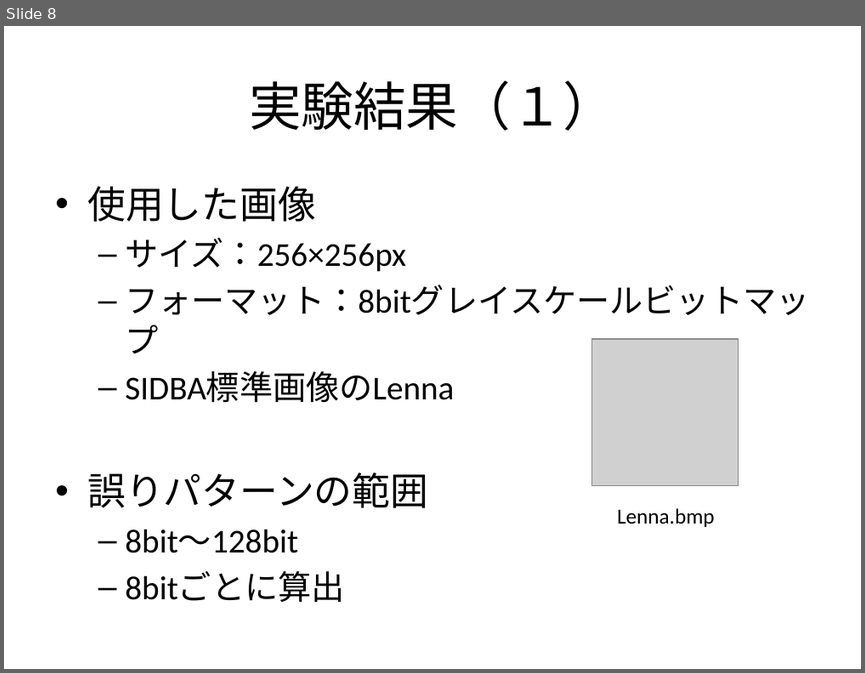
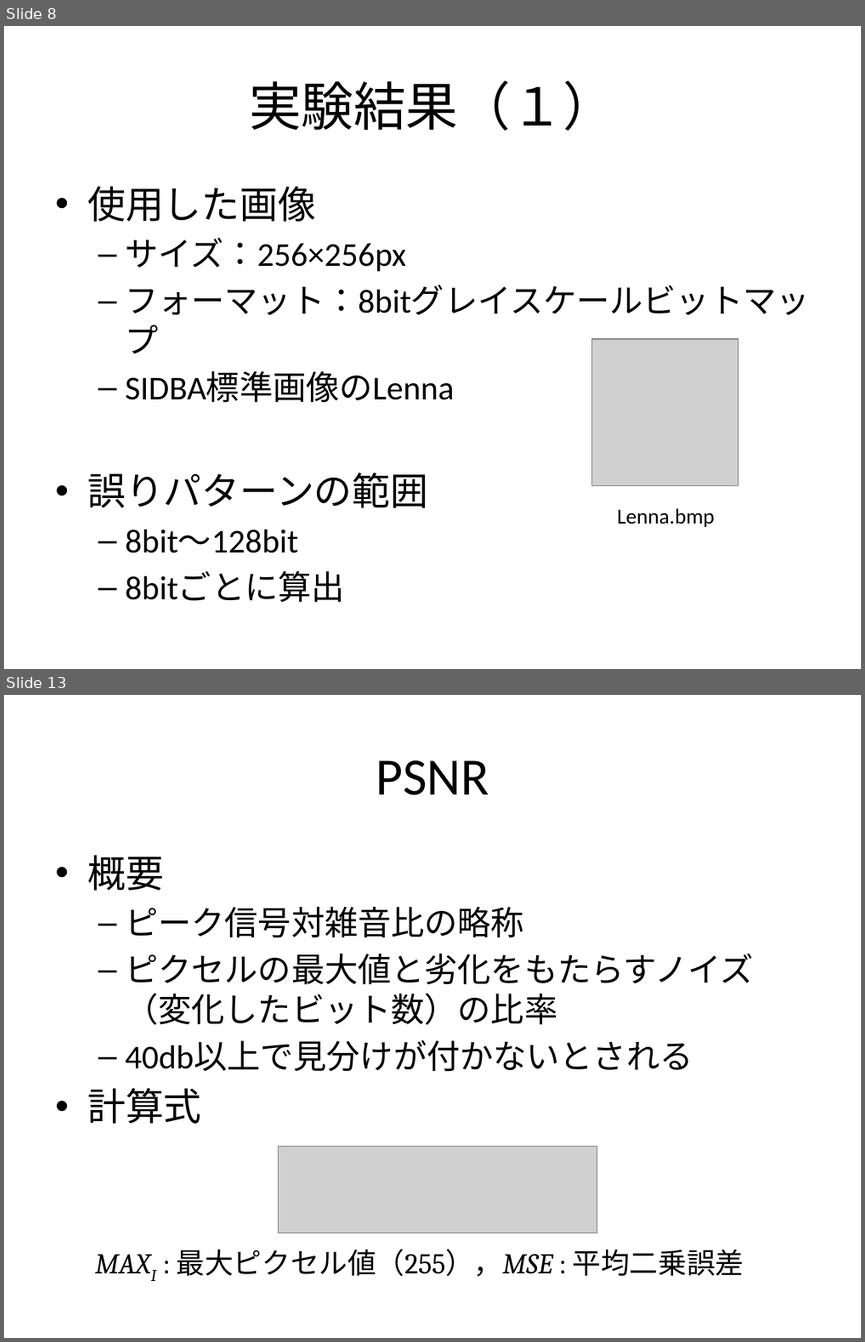
Before and after one commit to sakuna63/TestForCodingWithCostFunction, a slide deck: documents/MidtermReport/slide/j0929.pptx. Shown one above the other, each under a label of ours: slide 8 before the commit, slides 8 and 13 after it; the slides between them are not shown. The pictures are 865x673 and 865x1342 pixels, drawn with LibreOffice and Linux fonts; fonts in the diff are those of the drawing; grey boxes stand for pictures. Boxes give left, top, right and bottom in pixels: in the first picture for what was removed or moved away, otherwise in the second. Text is boxed around its words. In the diff, an @@ line names an element or a change of style, - is before the commit and + after.

Commit message:
質問用スライドを追加しました

```diff
--- a/documents/MidtermReport/slide/j0929.pptx
+++ b/documents/MidtermReport/slide/j0929.pptx
@@ slide 13 added at (4, 695, 861, 1338), background #FFFFFF @@
@@ title added at (375, 760, 488, 795), 44 pt, text #000000 @@
+PSNR
@@ text added at (87, 855, 754, 1123), 28 pt, text #000000 @@
+• 概要
+  – ピーク信号対雑音比の略称
+  – ピクセルの最大値と劣化をもたらすノイズ（変化したビット数）の比率
+  – 40db以上で見分けが付かないとされる
+• 計算式
@@ picture added at (279, 1145, 597, 1232) @@
@@ text added at (177, 1248, 744, 1276), 24 pt, text #000000 @@
+  MAXI : 最大ピクセル値（255），MSE : 平均二乗誤差
```
Also in this commit, not shown: 6 slides changed, 2 other slides added, 4 slides removed.
